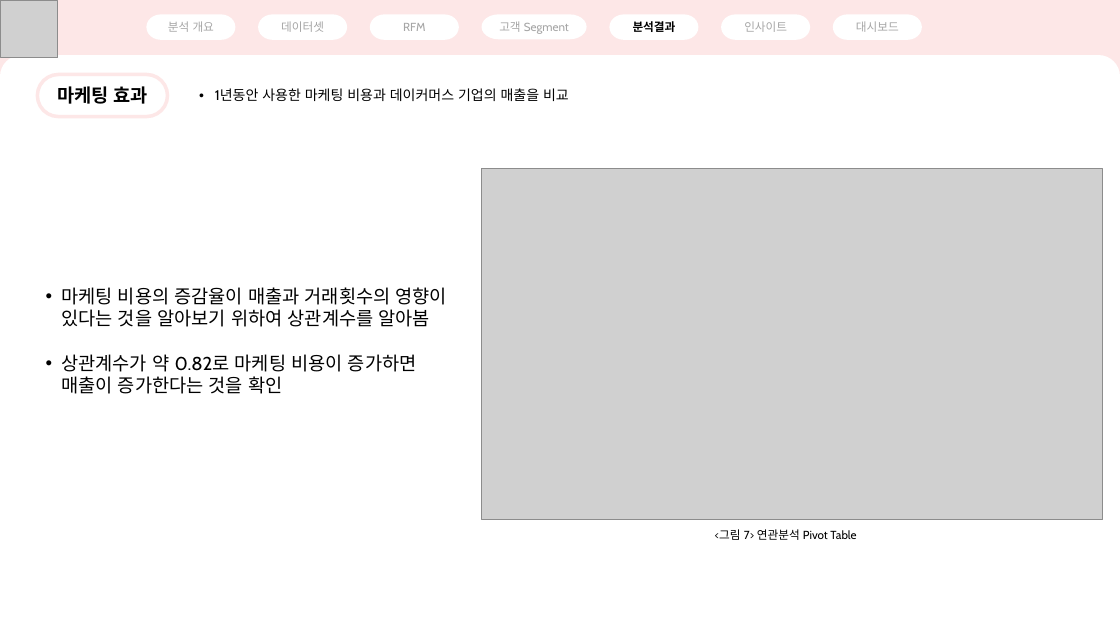
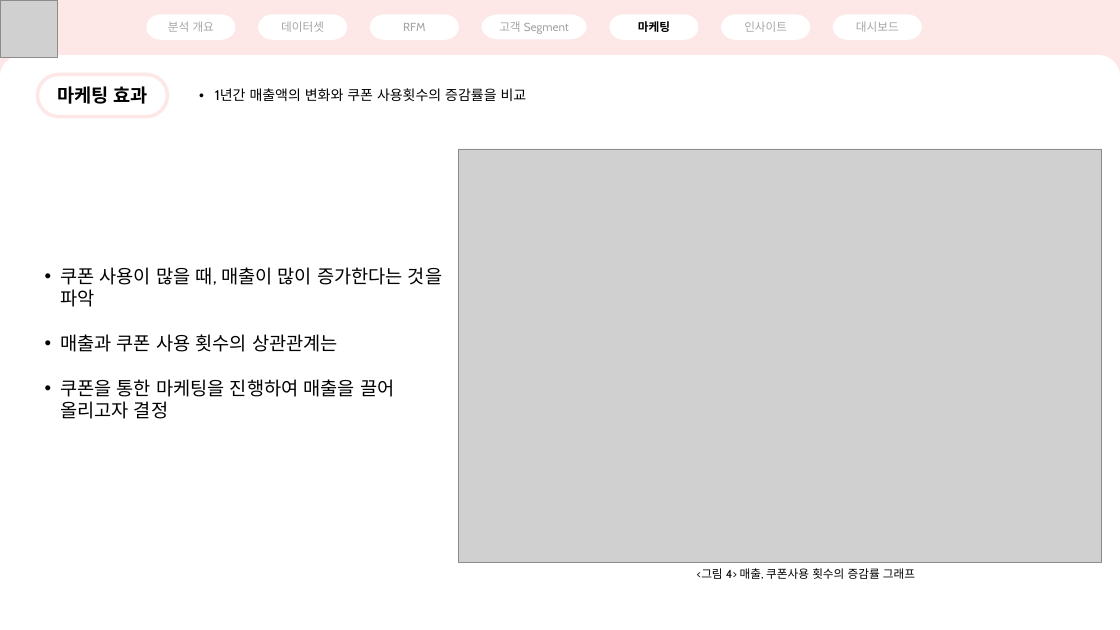
Before and after one commit to brownnyi/Data_Study, a slide deck: slide 8 of Project/RFM/RFM.pptx (slide 10 before the commit). Drawn at 1120x630 pixels with LibreOffice and Linux fonts; fonts in the diff are those of the drawing; grey boxes stand for pictures. Boxes give left, top, right and bottom in pixels: in the first picture for what was removed or moved away, otherwise in the second. Text is boxed around its words. In the diff, an @@ line names an element or a change of style, - is before the commit and + after.

```diff
--- a/Project/RFM/RFM.pptx
+++ b/Project/RFM/RFM.pptx
@@ text in pill shape at [638, 21, 670, 32]: text changed @@
-분석결과
+마케팅
@@ text at [215, 88, 527, 101]: text changed @@
-• 1년동안 사용한 마케팅 비용과 데이커머스 기업의 매출을 비교
+• 1년간 매출액의 변화와 쿠폰 사용횟수의 증감률을 비교
@@ picture: place and size @@
-picture at [481, 169, 1103, 520]
+picture at [459, 149, 1102, 563]
@@ text at [60, 267, 442, 419]: text changed @@
-• 마케팅 비용의 증감율이 매출과 거래횟수의 영향이 있다는 것을 알아보기 위하여 상관계수를 알아봄
-• 상관계수가 약 0.82로 마케팅 비용이 증가하면 매출이 증가한다는 것을 확인
+• 쿠폰 사용이 많을 때, 매출이 많이 증가한다는 것을 파악
+• 매출과 쿠폰 사용 횟수의 상관관계는
+• 쿠폰을 통한 마케팅을 진행하여 매출을 끌어 올리고자 결정
@@ text at [697, 568, 915, 579]: text changed @@
-<그림 7> 연관분석 Pivot Table
+<그림 4> 매출, 쿠폰사용 횟수의 증감률 그래프
```
Also in this commit, not shown: 6 other slides changed, 2 slides added, 4 slides removed.
